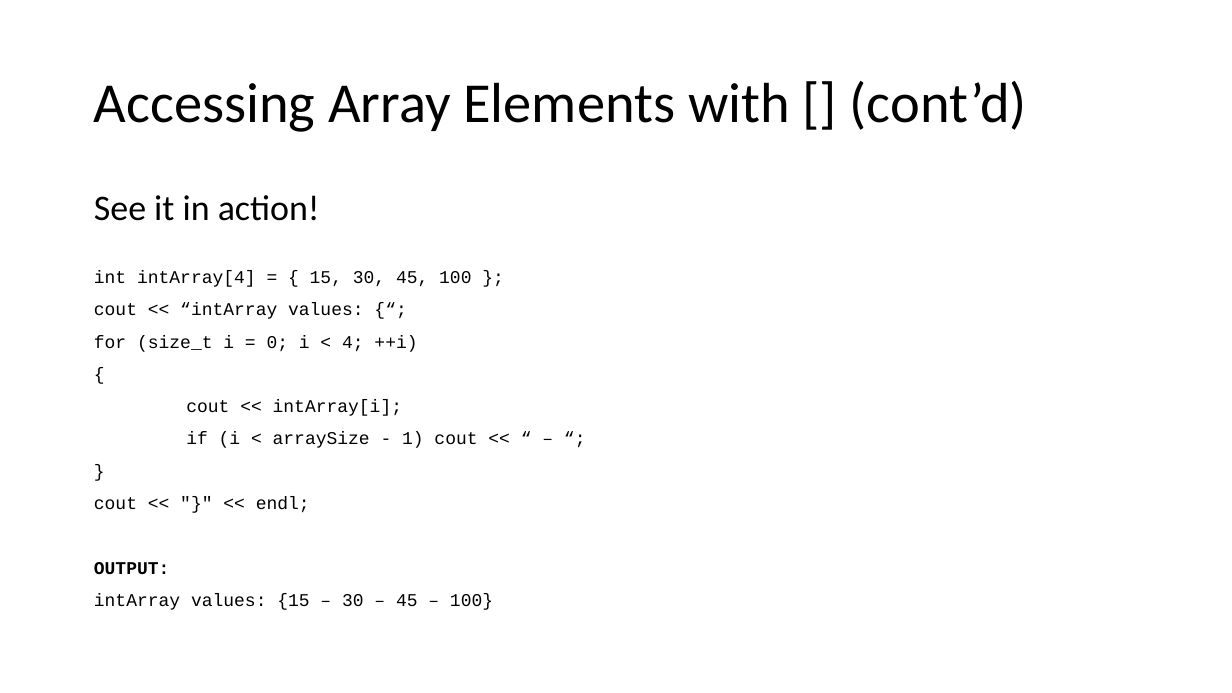
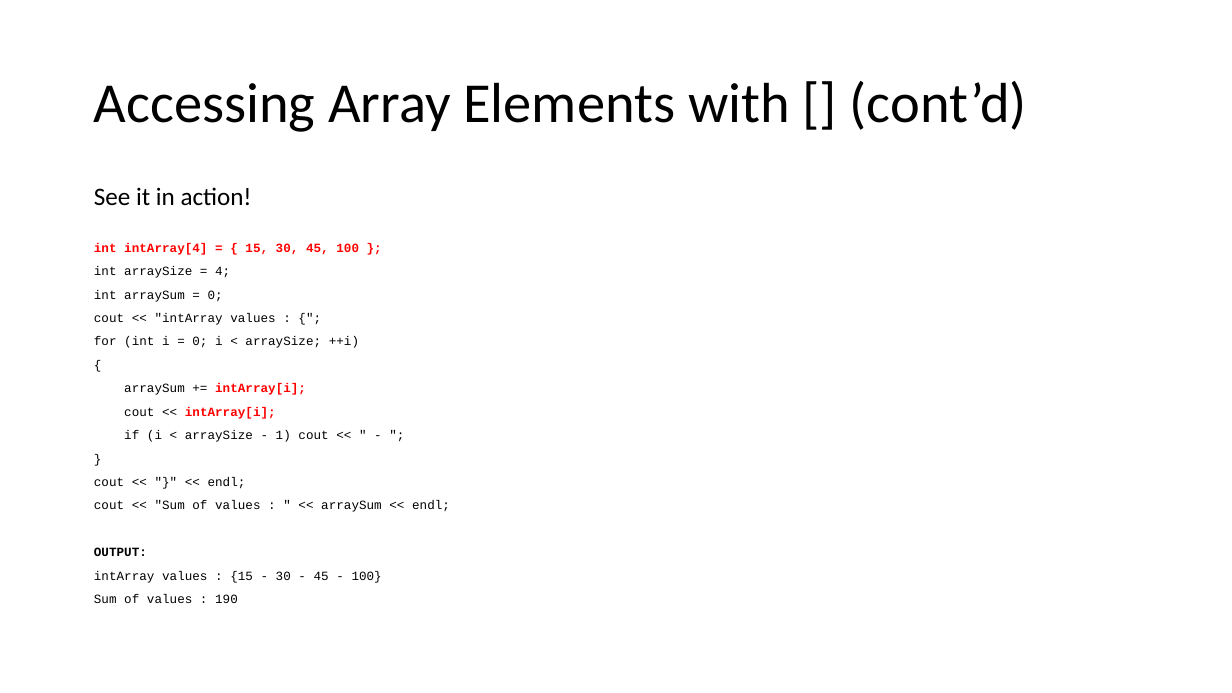
Before and after one commit to donaldsawyer/Demos, a slide deck: slide 10 of ARCC/intro_to_arrays_in_cpp/intro_to_arrays_in_cpp.pptx. Drawn at 1232x693 pixels with LibreOffice and Linux fonts; fonts in the diff are those of the drawing. Boxes give left, top, right and bottom in pixels: in the first picture for what was removed or moved away, otherwise in the second. Text is boxed around its words. In the diff, an @@ line names an element or a change of style, - is before the commit and + after.

Commit message:
fixed code error in ppt
Fixed a code error in the accessing arrays demo.  Added a second demo
with the examScores example.

```diff
--- a/ARCC/intro_to_arrays_in_cpp/intro_to_arrays_in_cpp.pptx
+++ b/ARCC/intro_to_arrays_in_cpp/intro_to_arrays_in_cpp.pptx
@@ text at (94,187,359,556): size 28 to 19.6 pt in "See it in action!"; size 14 to 9.8 pt in "int intArray[4] = { 15, 30, 45, ...", "{", "cout << intArray[i];", "}" and 2 more places; text colour #000000 to #FF0000, bold on in "int intArray[4] = { 15, 30, 45, ...", "intArray[i];"; line spacing 0.9 to 0.7 @@
@@ text at (94,266,359,348): text changed; size 14 to 9.8 pt @@
-cout << “intArray values: {“;
-for (size_t i = 0; i < 4; ++i)
+int arraySize = 4;
+int arraySum = 0;
+cout << "intArray values : {";
+for (int i = 0; i < arraySize; ++i)
@@ text at (124,383,306,395): paragraph added @@
+arraySum += intArray[i];
@@ text at (124,430,328,442): text changed; size 14 to 9.8 pt @@
-if (i < arraySize - 1) cout << “ – “;
+if (i < arraySize - 1) cout << " - ";
@@ text at (94,500,450,512): paragraph added @@
+cout << "Sum of values : " << arraySum << endl;
@@ text at (94,571,382,603): text changed; size 14 to 9.8 pt @@
-intArray values: {15 – 30 – 45 – 100}
+intArray values : {15 - 30 - 45 - 100}
+Sum of values : 190
```
Also in this commit, not shown: 1 other slide changed, 1 slide added.
